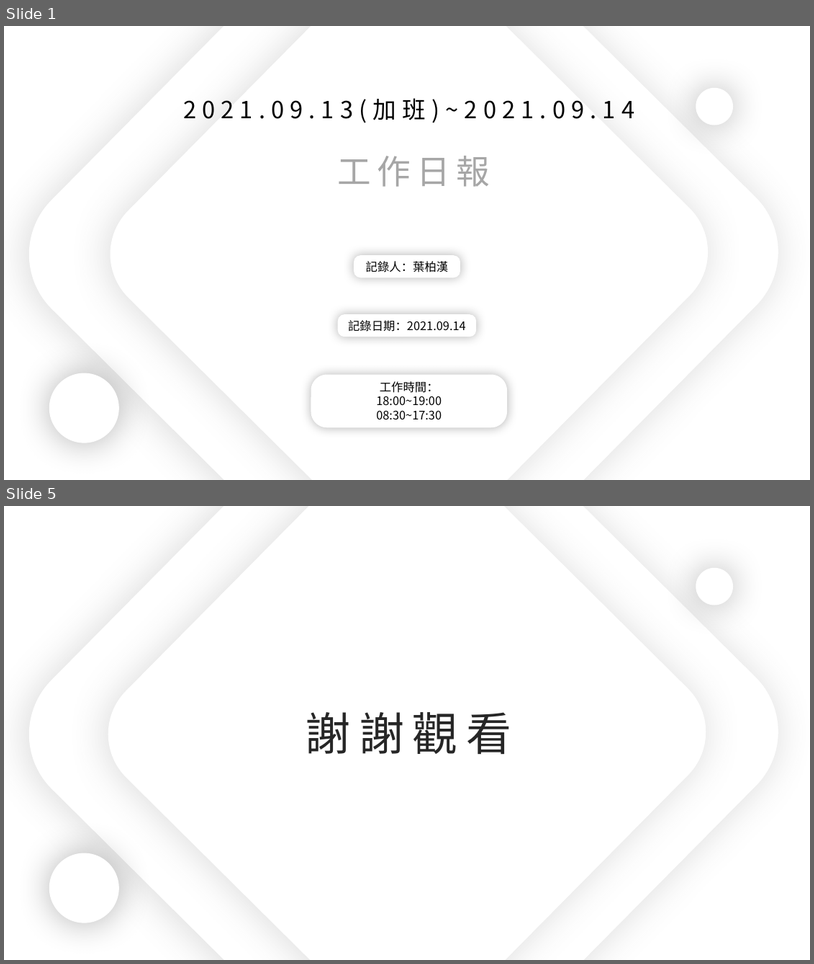
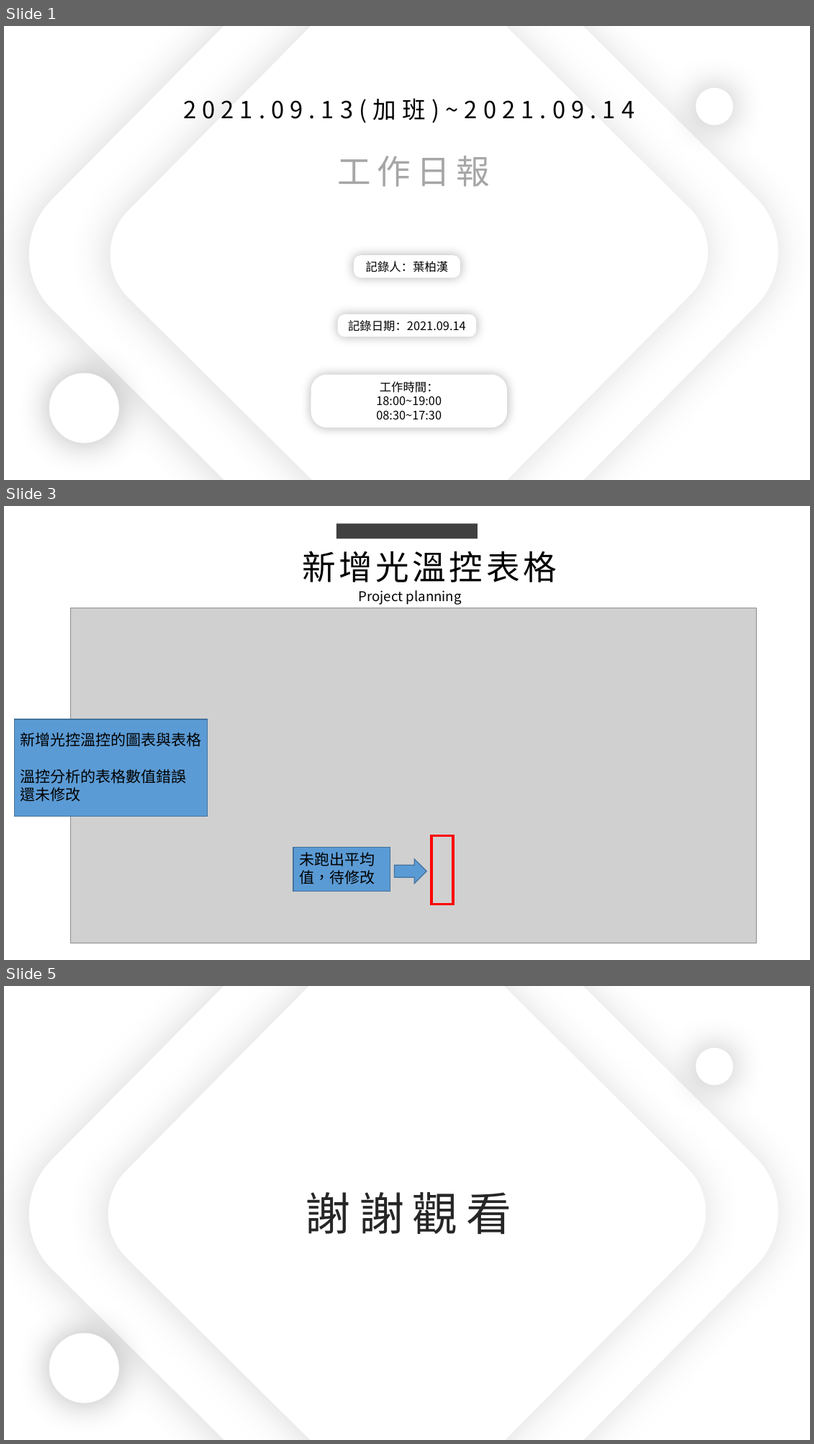
Before and after one commit to king637324/KnowledgeGreenhouseSystem, a slide deck: 工作日報_葉柏漢/2021.09/2021.09.13(加班)~2021.09.14工作日報_葉柏漢.pptx. Shown one above the other, each under a label of ours: slides 1 and 5 before the commit, slides 1, 3 and 5 after it; the slides between them are not shown. The pictures are 814x964 and 814x1444 pixels, drawn with LibreOffice and Linux fonts; fonts in the diff are those of the drawing; grey boxes stand for pictures. Boxes give left, top, right and bottom in pixels: in the first picture for what was removed or moved away, otherwise in the second. Text is boxed around its words. In the diff, an @@ line names an element or a change of style, - is before the commit and + after.

```diff
--- a/工作日報_葉柏漢/2021.09/2021.09.13(加班)~2021.09.14工作日報_葉柏漢.pptx
+++ b/工作日報_葉柏漢/2021.09/2021.09.13(加班)~2021.09.14工作日報_葉柏漢.pptx
@@ slide 3 added at <box>4,506,810,960</box>, background #FFFFFF @@
@@ rectangle added at <box>337,523,478,538</box>, fill #404040 @@
@@ text added at <box>302,551,557,582</box>, 40 pt, text #000000 @@
+新增光溫控表格
@@ text added at <box>359,590,462,605</box>, 16 pt, text #000000 @@
+Project planning
@@ picture added at <box>70,608,757,943</box> @@
@@ rectangle added at <box>14,719,208,816</box>, fill #5B9BD5, outline #43739E 1 pt @@
@@ text added at <box>20,732,201,801</box>, 18 pt, text #000000 @@
+新增光控溫控的圖表與表格
+溫控分析的表格數值錯誤
+還未修改
@@ rectangle added at <box>293,847,391,891</box>, fill #5B9BD5, outline #43739E 1 pt @@
@@ rectangle added at <box>432,836,453,904</box>, outline #FF0000 3 pt @@
@@ text added at <box>299,852,375,884</box>, 18 pt, text #000000 @@
+未跑出平均值，待修改
@@ right arrow added at <box>395,859,427,883</box>, fill #5B9BD5, outline #43739E 1 pt @@
```
Also in this commit, not shown: 2 slides changed, 1 slide removed, 6 other files.
